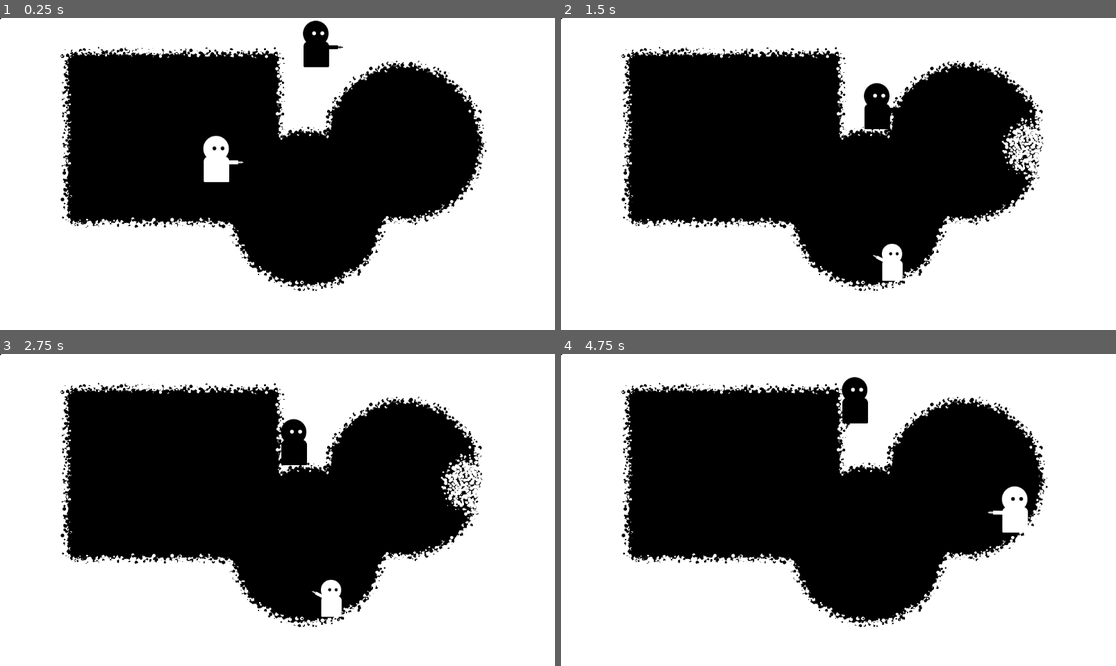
Above: before the commit, frames 1-4 (two rows, left to right).
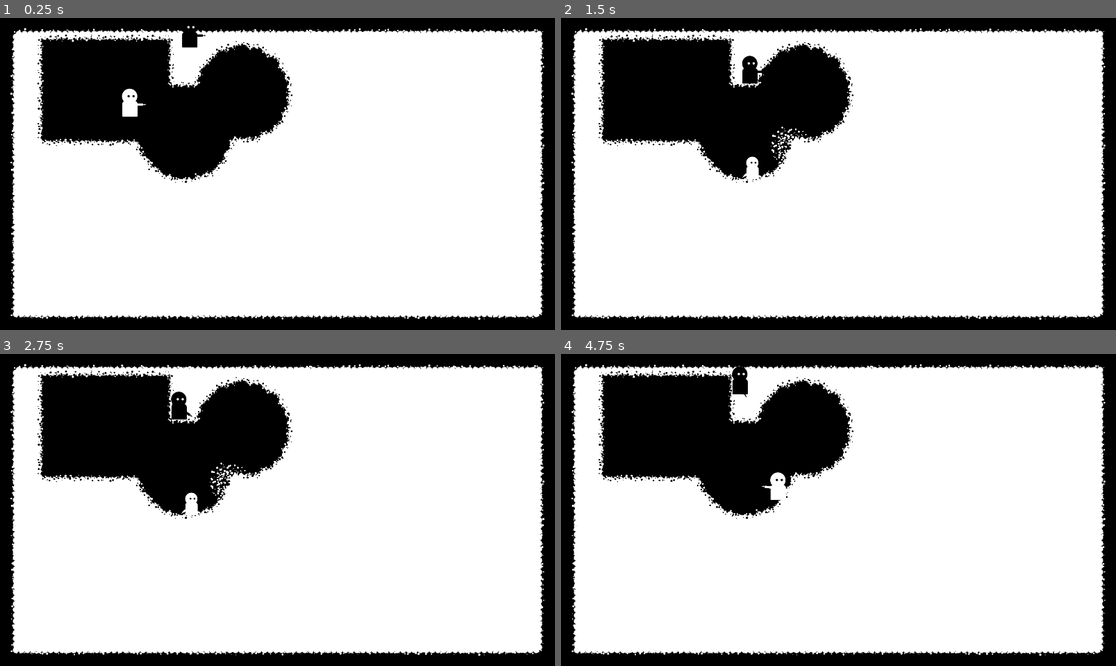
Above: after the commit, the same moments.

Repository: RobotRamen/margin
Game: Godot game, scene res://level_0.tscn
The game is run twice, just before and just after one commit, with the same random seed, the same clock (stepped at 60 frames per second) and the same inputs.
Inputs (mouse positions are in pixels of both pictures, inside the frame that each line leads up to):
- Up to frame 1 (0.25 s): no input
- Up to frame 2 (1.5 s): move the mouse to (960, 158) at 0.52 s; hold D (right_0) from 0.53 s (still down); tap Ctrl (restore_0) at 0.6 s; click (960, 158) at 0.67 s; tap Space (jump_0) at 0.77 s; move the mouse to (727, 189) at 1.27 s; tap E (switch) at 1.35 s
- Up to frame 3 (2.75 s): tap Space (jump_0) at 1.52 s; move the mouse to (333, 441) at 2.02 s; release D (right_0) at 2.03 s; hold A (left_0) from 2.03 s (still down); tap Ctrl (restore_0) at 2.1 s
- Up to frame 4 (4.75 s): move the mouse to (810, 572) at 2.77 s; release A (left_0) at 2.78 s; hold D (right_0) 2.78-4.28 s; tap E (switch) at 2.85, 4.35 s; click (810, 572) at 2.92 s; tap Space (jump_0) at 3.02, 3.77, 4.52 s; move the mouse to (1005, 556) at 3.52 s; tap Ctrl (restore_0) at 3.6 s; move the mouse to (672, 463) at 4.27 s; hold A (left_0) from 4.28 s (still down)

The runs differ from the first frame. In frame 1, 46% of the frame differs, in the area x 0-100%, y 0-100%; in frame 2, 44%; in frame 3, 44%; in frame 4, 45%.

Commit message:
reduced pixeller resolution, increased play space to 1920x1080

Diff:
--- a/pixel.tscn
+++ b/pixel.tscn
@@ -3,7 +3,7 @@
 [ext_resource type="Texture2D" uid="uid://csxeedq75ib36" path="res://sprites/white_circle.png" id="1_pniq6"]
 
 [sub_resource type="CircleShape2D" id="CircleShape2D_xkaoa"]
-radius = 6.0
+radius = 9.0
 
 [node name="pixel" type="StaticBody2D"]
 collision_layer = 5
@@ -14,24 +14,24 @@
 scale = Vector2(0.3125, 0.3125)
 
 [node name="side_sprite2" type="Sprite2D" parent="side_sprites"]
-position = Vector2(-35.2, -32)
+position = Vector2(-44.8, -38.4)
 texture = ExtResource("1_pniq6")
 
 [node name="side_sprite3" type="Sprite2D" parent="side_sprites"]
-position = Vector2(-25.6, 3.2)
+position = Vector2(-38.4, 9.6)
 texture = ExtResource("1_pniq6")
 
 [node name="side_sprite4" type="Sprite2D" parent="side_sprites"]
-position = Vector2(9.6, -41.6)
+position = Vector2(19.2, -51.2)
 texture = ExtResource("1_pniq6")
 
 [node name="side_sprite5" type="Sprite2D" parent="side_sprites"]
-position = Vector2(12.8, -3.2)
-scale = Vector2(1, 1)
+position = Vector2(22.4, 6.4)
 texture = ExtResource("1_pniq6")
 
 [node name="main_sprite" type="Sprite2D" parent="."]
 z_index = -2
+scale = Vector2(1.5, 1.5)
 texture = ExtResource("1_pniq6")
 
 [node name="CollisionShape2D" type="CollisionShape2D" parent="."]
--- a/pixeller.gd
+++ b/pixeller.gd
@@ -2,16 +2,16 @@
 
 @onready var pixel = preload("res://pixel.tscn")
 
-var pixel_density = 6
+var pixel_density = 10
 
 # The thread will start here.
 func _ready():
-	for i in 1740/pixel_density:
-		for j in 900/pixel_density:
+	for i in 1820/pixel_density:
+		for j in 980/pixel_density:
 			if (i+j)%2:
 				var new_pixel : Node2D = pixel.instantiate()
 				add_child(new_pixel)
-				new_pixel.position = Vector2(i*pixel_density+pixel_density/2.0,j*pixel_density+pixel_density/2.0)
+				new_pixel.position = Vector2(i*pixel_density+pixel_density/2.0 + 50,j*pixel_density+pixel_density/2.0 + 50)
 				for side_sprite : CanvasItem in new_pixel.get_node("side_sprites").get_children():
 						side_sprite.position += Vector2(randf_range(-10., +10.),randf_range(-10., +10.))
 						side_sprite.scale *= randf_range(0.4, 1.8)
--- a/project.godot
+++ b/project.godot
@@ -14,6 +14,11 @@
 run/main_scene="res://level_0.tscn"
 config/features=PackedStringArray("4.2", "Forward Plus")
 config/icon="res://icon.svg"
+
+[display]
+
+window/size/viewport_width=1920
+window/size/viewport_height=1080
 
 [input]
 
